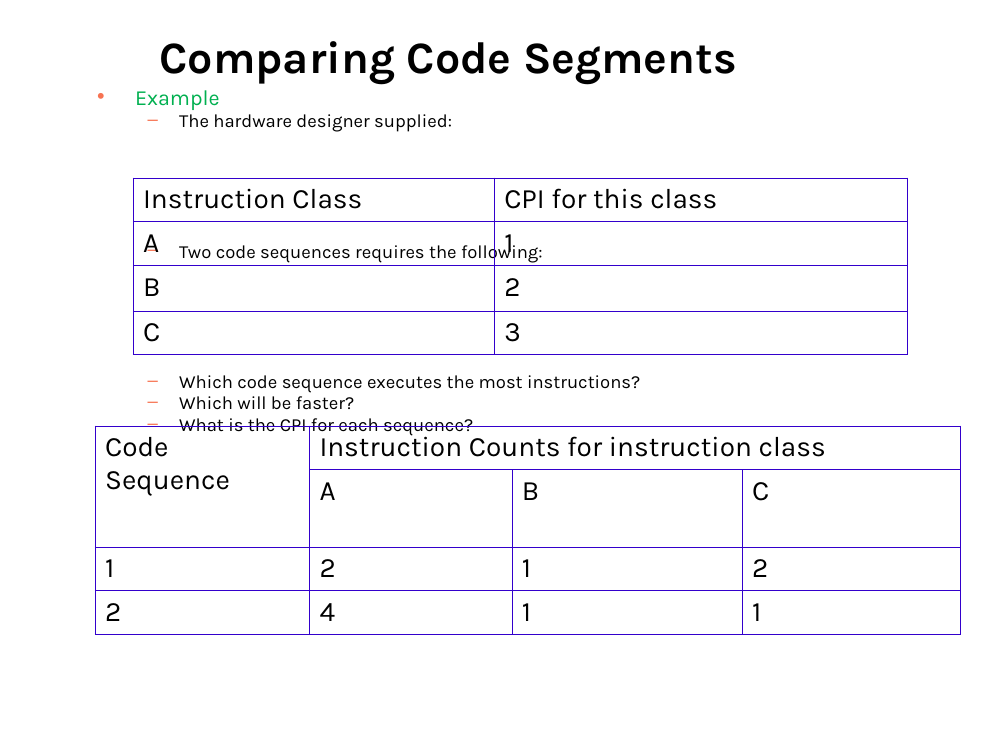
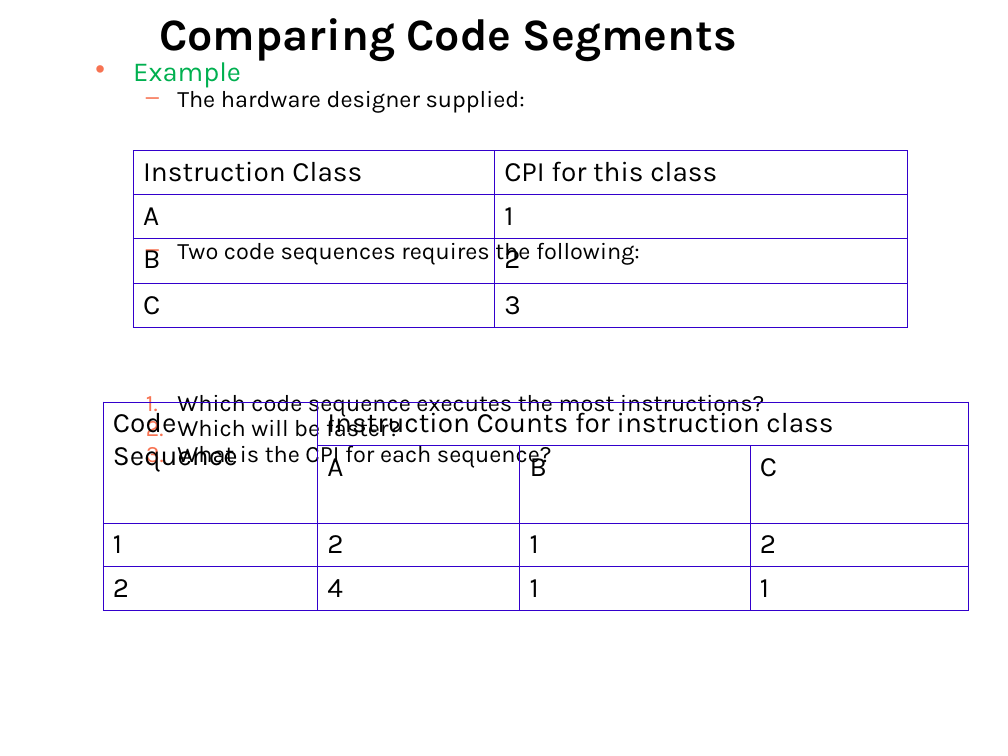
Before and after one commit to Syedshajib55/Computer-Architecture, a slide deck: slide 29 of CSE_213_L2.ppt (slide 24 before the commit). Drawn at 1008x756 pixels with LibreOffice and Linux fonts; fonts in the diff are those of the drawing. Boxes give left, top, right and bottom in pixels: in the first picture for what was removed or moved away, otherwise in the second. Text is boxed around its words. In the diff, an @@ line names an element or a change of style, - is before the commit and + after.

```diff
--- a/CSE_213_L2.ppt
+++ b/CSE_213_L2.ppt
@@ title "Comparing Code Segments": place and size @@
-title "Comparing Code Segments" at [159,41,737,85]
+title "Comparing Code Segments" at [159,18,737,61]
@@ text "Example": place and size @@
-text "Example" at [135,90,640,437]
+text "Example" at [133,62,764,468]
@@ text "Example" at [133,62,764,468]: size 15.4 to 19.6 pt in "Example"; size 13.2 to 16.8 pt; bullet – to 1. @@
@@ table: place and size @@
-table at [133,178,906,355]
+table at [133,150,906,327]
@@ table: place and size @@
-table at [95,426,961,625]
+table at [103,402,968,601]
```
Also in this commit, not shown: 6 other slides changed, 5 slides added, 1 other file.
